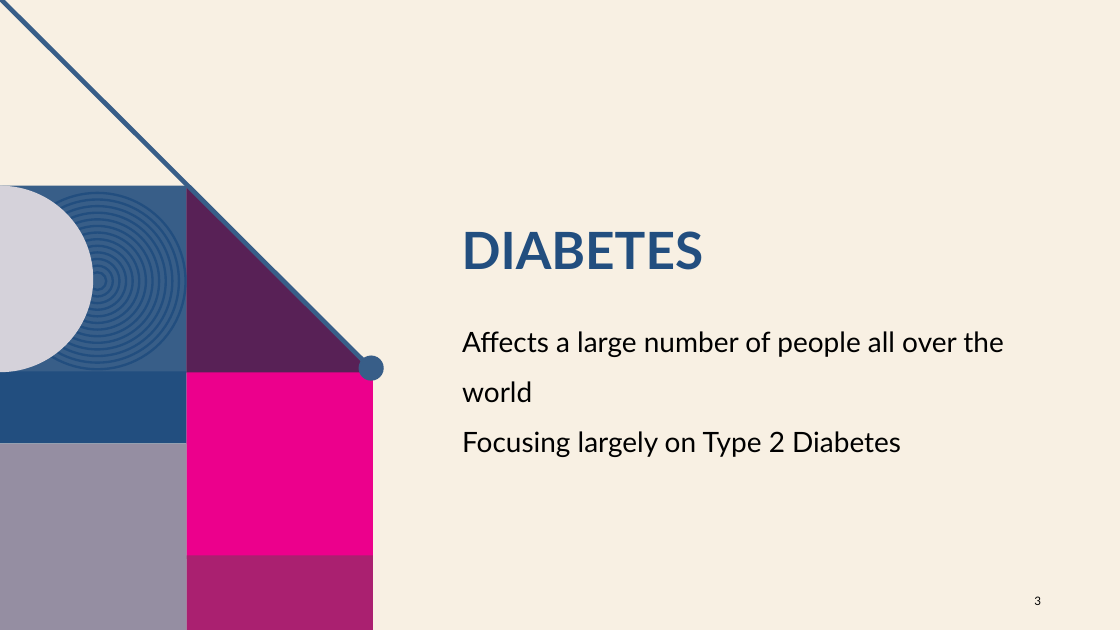
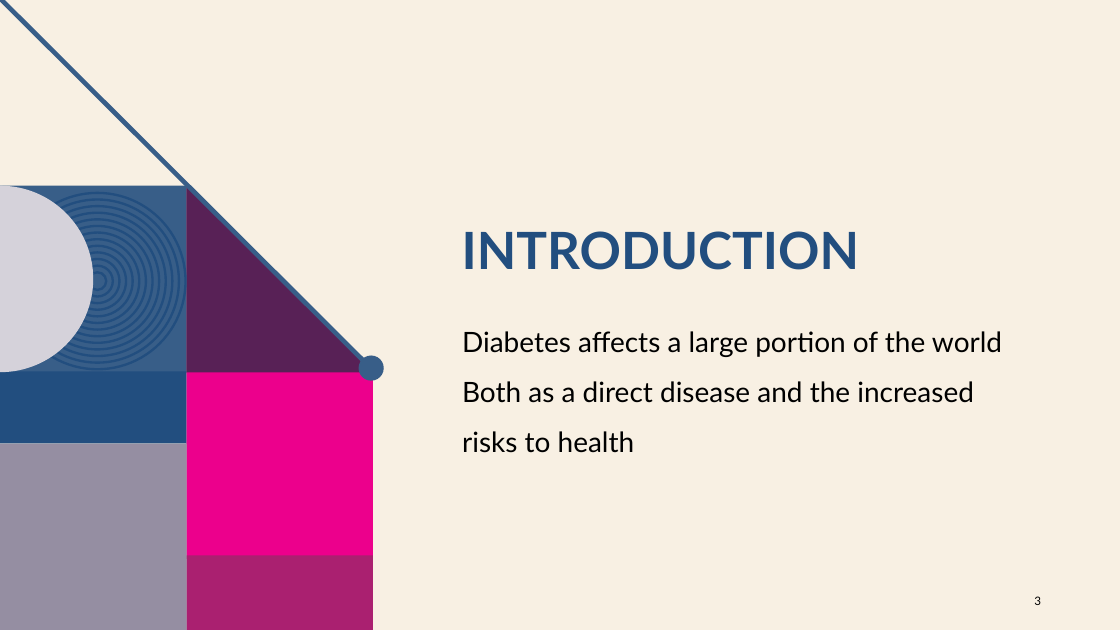
Before and after one commit to AbhiMayadam/HI-2022-Final-Project, a slide deck: slide 3 of Can you predict diabetes.pptx. Drawn at 1120x630 pixels with LibreOffice and Linux fonts; fonts in the diff are those of the drawing; background and template pictures are left out. Boxes give left, top, right and bottom in pixels: in the first picture for what was removed or moved away, otherwise in the second. Text is boxed around its words. In the diff, an @@ line names an element or a change of style, - is before the commit and + after.

```diff
--- a/Can you predict diabetes.pptx
+++ b/Can you predict diabetes.pptx
@@ title at [462, 231, 860, 270]: text changed @@
-DIABETES
+INTRODUCTION
@@ text at [462, 331, 1002, 453]: text changed @@
-Affects a large number of people all over the world
-Focusing largely on Type 2 Diabetes
+Diabetes affects a large portion of the world
+Both as a direct disease and the increased risks to health
```
Also in this commit, not shown: 1 other slide changed, 2 slides added, 1 slide removed, 1 other file.
